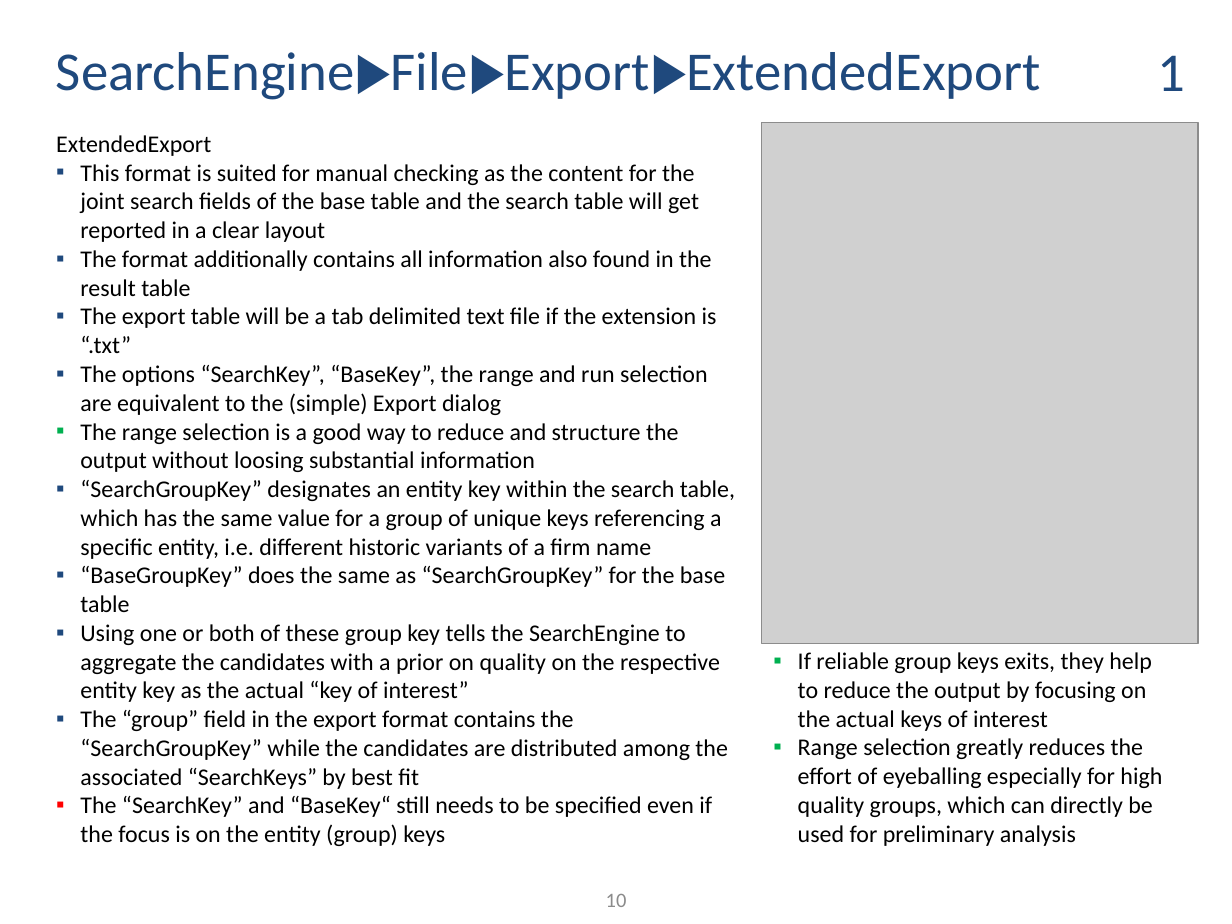
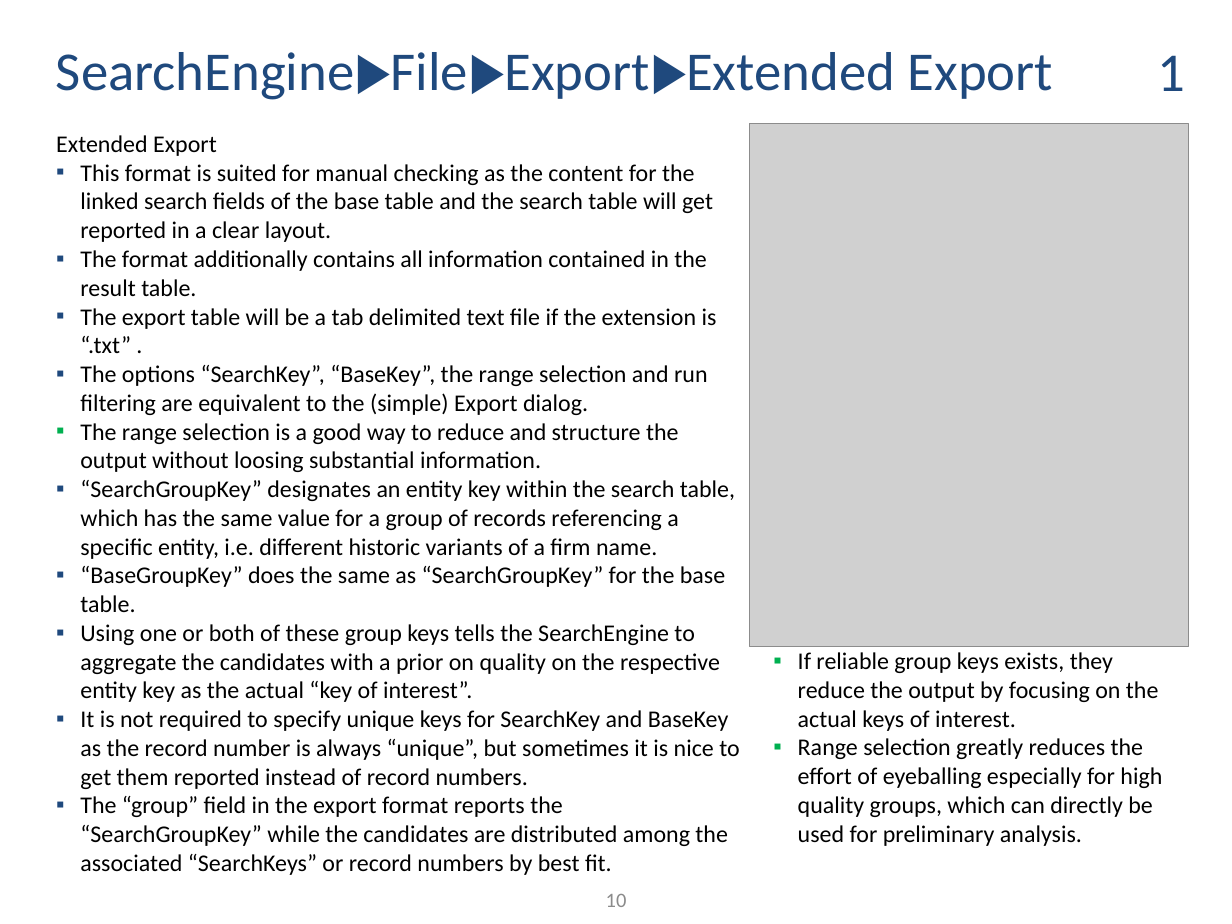
Before and after one commit to ThorstenDoherr/searchengine, a slide deck: slide 10 of doc/Manual.pptx. Drawn at 1232x924 pixels with LibreOffice and Linux fonts; fonts in the diff are those of the drawing; grey boxes stand for pictures. Boxes give left, top, right and bottom in pixels: in the first picture for what was removed or moved away, otherwise in the second. Text is boxed around its words. In the diff, an @@ line names an element or a change of style, - is before the commit and + after.

```diff
--- a/doc/Manual.pptx
+++ b/doc/Manual.pptx
@@ title at <box>56,52,1053,100</box>: spaces changed @@
-SearchEngine▶File▶Export▶ExtendedExport
+SearchEngine▶File▶Export▶Extended Export
@@ text at <box>56,135,739,875</box>: text changed @@
-ExtendedExport
-  ▪ This format is suited for manual checking as the content for the joint search fields of the base table and the search table will get reported in a clear layout
-  ▪ The format additionally contains all information also found in the result table
-  ▪ The export table will be a tab delimited text file if the extension is “.txt”
-  ▪ The options “SearchKey”, “BaseKey”, the range and run selection are equivalent to the (simple) Export dialog
-  ▪ The range selection is a good way to reduce and structure the output without loosing substantial information
-  ▪ “SearchGroupKey” designates an entity key within the search table, which has the same value for a group of unique keys referencing a specific entity, i.e. different historic variants of a firm name
-  ▪ “BaseGroupKey” does the same as “SearchGroupKey” for the base table
-  ▪ Using one or both of these group key tells the SearchEngine to aggregate the candidates with a prior on quality on the respective entity key as the actual “key of interest”
-  ▪ The “group” field in the export format contains the “SearchGroupKey” while the candidates are distributed among the associated “SearchKeys” by best fit
-  ▪ The “SearchKey” and “BaseKey“ still needs to be specified even if the focus is on the entity (group) keys
+Extended Export
+  ▪ This format is suited for manual checking as the content for the linked search fields of the base table and the search table will get reported in a clear layout.
+  ▪ The format additionally contains all information contained in the result table.
+  ▪ The export table will be a tab delimited text file if the extension is “.txt” .
+  ▪ The options “SearchKey”, “BaseKey”, the range selection and run filtering are equivalent to the (simple) Export dialog.
+  ▪ The range selection is a good way to reduce and structure the output without loosing substantial information.
+  ▪ “SearchGroupKey” designates an entity key within the search table, which has the same value for a group of records referencing a specific entity, i.e. different historic variants of a firm name.
+  ▪ “BaseGroupKey” does the same as “SearchGroupKey” for the base table.
+  ▪ Using one or both of these group keys tells the SearchEngine to aggregate the candidates with a prior on quality on the respective entity key as the actual “key of interest”.
+  ▪ It is not required to specify unique keys for SearchKey and BaseKey as the record number is always “unique”, but sometimes it is nice to get them reported instead of record numbers.
+  ▪ The “group” field in the export format reports the “SearchGroupKey” while the candidates are distributed among the associated “SearchKeys” or record numbers by best fit.
@@ picture: place and size @@
-picture at <box>761,122,1198,643</box>
+picture at <box>749,123,1188,647</box>
@@ text at <box>798,652,1162,846</box>: text changed @@
-  ▪ If reliable group keys exits, they help to reduce the output by focusing on the actual keys of interest
-  ▪ Range selection greatly reduces the effort of eyeballing especially for high quality groups, which can directly be used for preliminary analysis
+  ▪ If reliable group keys exists, they reduce the output by focusing on the actual keys of interest.
+  ▪ Range selection greatly reduces the effort of eyeballing especially for high quality groups, which can directly be used for preliminary analysis.
```
Also in this commit, not shown: 20 other slides changed, 5 slides added, 3 other files.
